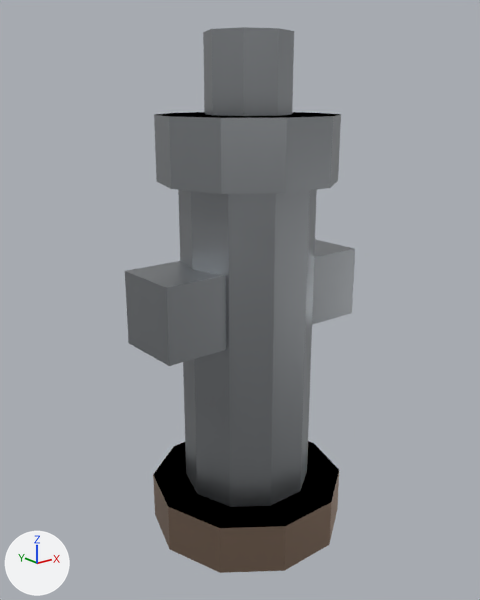
The glTF model public/models/props/hydrant.glb: old version first, new version second.
Before and after are seen from a 50 mm lens placed at (-0.796, -0.971, 0.879), pointed at (-0.012, 0.009, 0.487). Lighting does not change. The marker at lower left points along +X, +Y and +Z. The picture after the commit comes second. Where no turn or scale is listed for an object, it has been applied to the vertices. Vertices at exactly the same position are counted once.

Objects in the first picture: 'props_hydrant'.
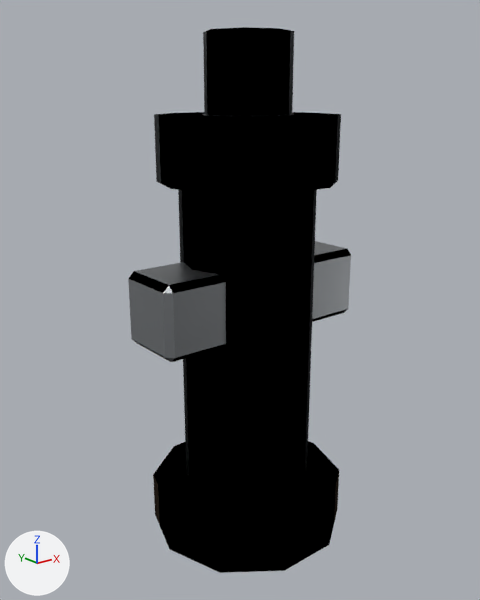
Where the change shows, as pixel boxes [x1, y1, x2, y2] in the pictures (480 x 600 px):
'props_hydrant', recoloured, reshaped (darker)
    before: [125, 27, 355, 573]
    after: [128, 27, 351, 573]
part 1 of me_props_hydrant, rebuilt
    before: [125, 239, 355, 366]
    after: [128, 241, 351, 362]

What changed in the scene script:
```text
Change mat_metal_rust:
    where n0 = _N.new('ShaderNodeBsdfPrincipled'); n0.name = 'Principled BSDF'
    remove n0.inputs[0].default_value = (0.45, 0.32, 0.24, 1.0)  # 'Base Color', beige #b39986
    add n2 = _N.new('ShaderNodeMix'); n2.name = 'Mix'
    add n2.data_type = 'RGBA'
    add n2.blend_type = 'MULTIPLY'
    add n2.inputs[0].default_value = 1.0  # 'Factor'
    add n2.inputs[7].default_value = (0.45, 0.32, 0.24, 1.0)  # 'B', beige #b39986
    add n3 = _N.new('ShaderNodeVertexColor'); n3.name = 'Color Attribute'
    add _L.new(n2.outputs[2], n0.inputs[0])  # 'Result' to 'Base Color'
    add _L.new(n3.outputs[0], n2.inputs[6])  # 'Color' to 'A'
Change mat_metal_painted:
    where n0 = _N.new('ShaderNodeBsdfPrincipled'); n0.name = 'Principled BSDF'
    remove n0.inputs[0].default_value = (0.38, 0.4, 0.42, 1.0)  # 'Base Color', grey #a6aaad
    add n2 = _N.new('ShaderNodeMix'); n2.name = 'Mix'
    add n2.data_type = 'RGBA'
    add n2.blend_type = 'MULTIPLY'
    add n2.inputs[0].default_value = 1.0  # 'Factor'
    add n2.inputs[7].default_value = (0.38, 0.4, 0.42, 1.0)  # 'B', grey #a6aaad
    add n3 = _N.new('ShaderNodeVertexColor'); n3.name = 'Color Attribute'
    add _L.new(n2.outputs[2], n0.inputs[0])  # 'Result' to 'Base Color'
    add _L.new(n3.outputs[0], n2.inputs[6])  # 'Color' to 'A'
Change me_props_hydrant:
    used by ob_props_hydrant; location = (0.0, 0.0, 0.49)
    remove me_props_hydrant.from_pydata(...)  # 89 vertices, 164 faces; spans x -0.23..0.23, y -0.19..0.19, z -0.49..0.49
    add me_props_hydrant.from_pydata(...)  # 105 vertices, 196 faces; spans x -0.23..0.23, y -0.19..0.19, z -0.49..0.49
    me_props_hydrant part 1: the loose piece of 8 vertices spanning x -0.23..0.23, y -0.07..0.07, z -0.06..0.08 is rebuilt with 24 vertices and now spans x -0.23..0.23, y -0.07..0.07, z -0.06..0.08
```
